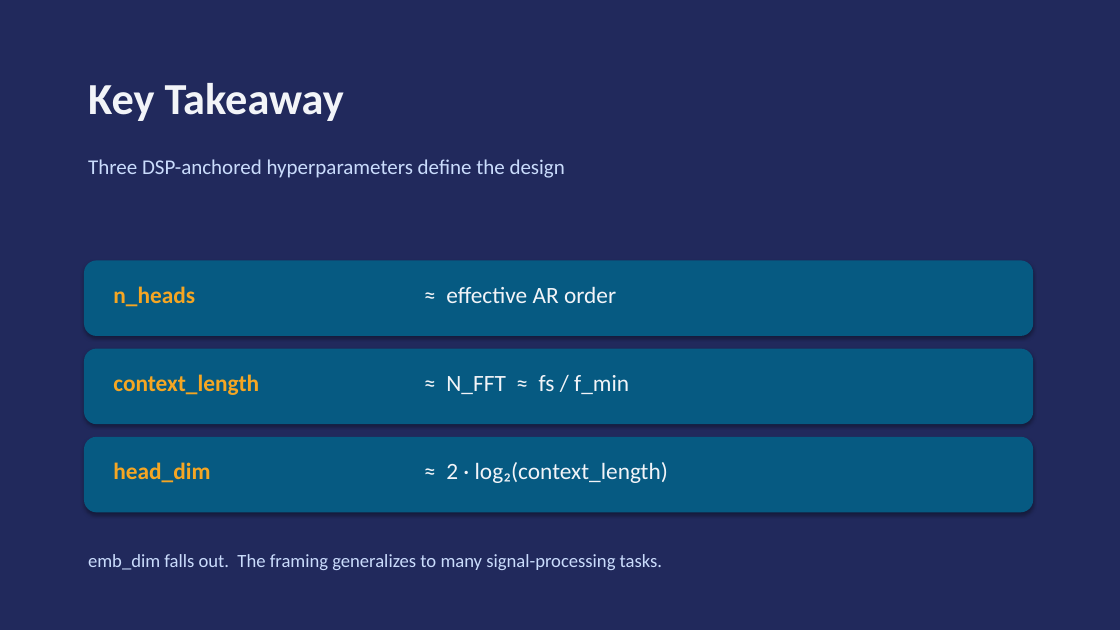
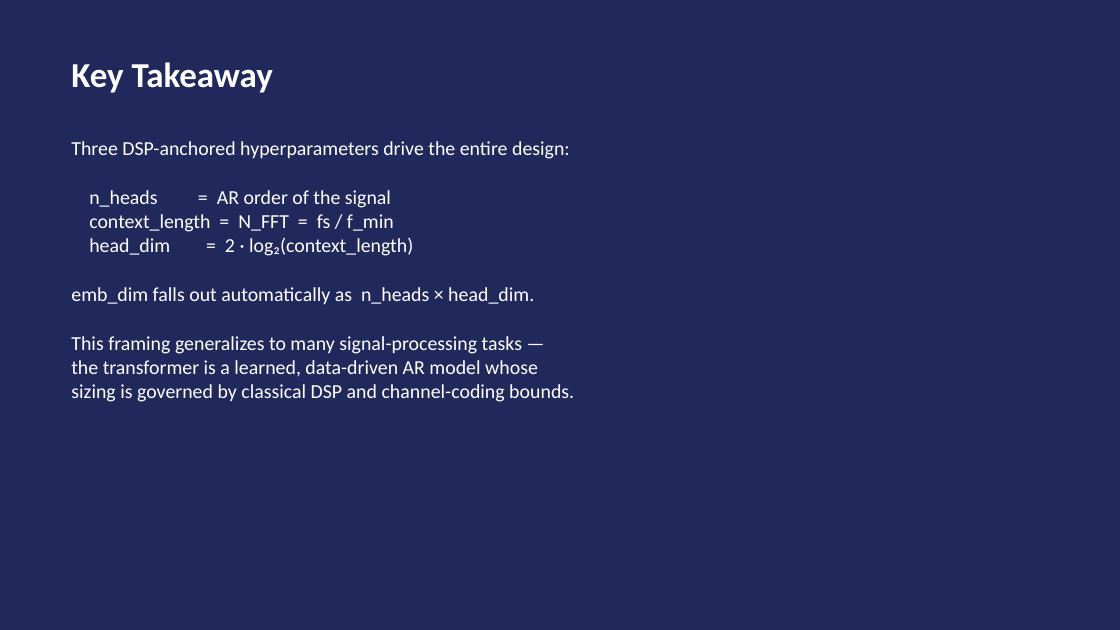
Before and after one commit to makarkul/LLMs-from-scratch, a slide deck: slide 18 of sinusoid_recovery/sinusoid_transformer_design.pptx (slide 20 before the commit). Drawn at 1120x630 pixels with LibreOffice and Linux fonts; fonts in the diff are those of the drawing. Boxes give left, top, right and bottom in pixels: in the first picture for what was removed or moved away, otherwise in the second. Text is boxed around its words. In the diff, an @@ line names an element or a change of style, - is before the commit and + after.

Commit message:
OFDM recovery: steps 1-3 (generator, AWGN baseline, EPA+pilots) + step 4a scaffolding
- lte_params / ofdm_signal / visualize / demo: LTE-5 MHz subframe generator
  with pilots, CP, QPSK, verified 7680 samples, round-trip ~1e-15, SNR
  calibrated to 0.03 dB of target.
- baseline_receiver + ber_sweep: classical CP-strip/FFT/QPSK-slice receiver
  with BER matching Q(sqrt(SNR)) across -2 to 12 dB.
- channel + pilots: 3GPP EPA block-fading Rayleigh, CRS-style pilot
  pattern (symbols {0,4,7,11}, every 6th SC); LS + linear-freq +
  nearest-time interp channel estimator.
- dataset / model / train / evaluate: step 4a learned receiver
  (834k-param transformer over the post-FFT grid). Smoke-tested on CPU.
  RUNPOD.md documents the 4090 training run.
- Updated sinusoid_transformer_design.pptx: added n_layers=2 rationale
  and "two heads per layer, different jobs" slides.

```diff
--- a/sinusoid_recovery/sinusoid_transformer_design.pptx
+++ b/sinusoid_recovery/sinusoid_transformer_design.pptx
@@ rectangle at (0,0,1120,630): shadow on @@
@@ text "Key Takeaway": place and size @@
-text "Key Takeaway" at (88,83,344,121)
+text "Key Takeaway" at (71,62,273,93)
@@ text "Key Takeaway" at (71,62,273,93): size 38 to 30 pt, text colour #F2F4F8 to #FFFFFF @@
@@ text added at (71,141,574,402), 17 pt, text #FFFFFF @@
+Three DSP-anchored hyperparameters drive the entire design:
+n_heads = AR order of the signal
+context_length = N_FFT = fs / f_min
+head_dim = 2 · log₂(context_length)
+emb_dim falls out automatically as n_heads × head_dim.
+This framing generalizes to many signal-processing tasks —
+the transformer is a learned, data-driven AR model whose
+sizing is governed by classical DSP and channel-coding bounds.
@@ text removed at (88,159,565,178) @@
-Three DSP-anchored hyperparameters define the design
@@ rounded rectangle removed at (84,260,1033,336) @@
@@ text removed at (113,286,195,307) @@
-n_heads
@@ text removed at (446,286,616,303) @@
-≈ effective AR order
@@ rounded rectangle removed at (84,349,1033,424) @@
@@ text removed at (113,374,259,395) @@
-context_length
@@ text removed at (446,375,629,394) @@
-≈ N_FFT ≈ fs / f_min
@@ rounded rectangle removed at (84,437,1033,513) @@
@@ text removed at (113,462,210,483) @@
-head_dim
@@ text removed at (446,462,668,483) @@
-≈ 2 · log₂(context_length)
@@ text removed at (88,554,662,570) @@
-emb_dim falls out. The framing generalizes to many signal-processing tasks.
```
Also in this commit, not shown: 3 other slides changed, 14 slides added, 16 slides removed, 22 other files.
